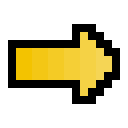
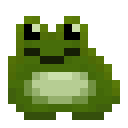
Revision of a layered 128×128 image; what changed, layer by layer:
hid group "icons" (17 layers) over [8, 16, 120, 120]
showed group "enemies" (14 layers) over [8, 16, 120, 120]
added layer "green frog" in group "frog" over [8, 16, 120, 120]
